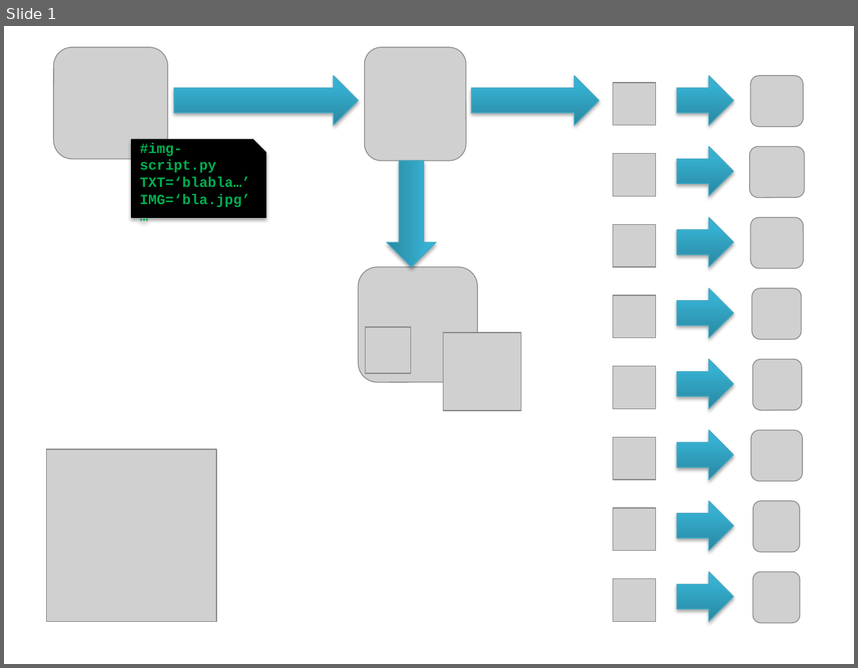
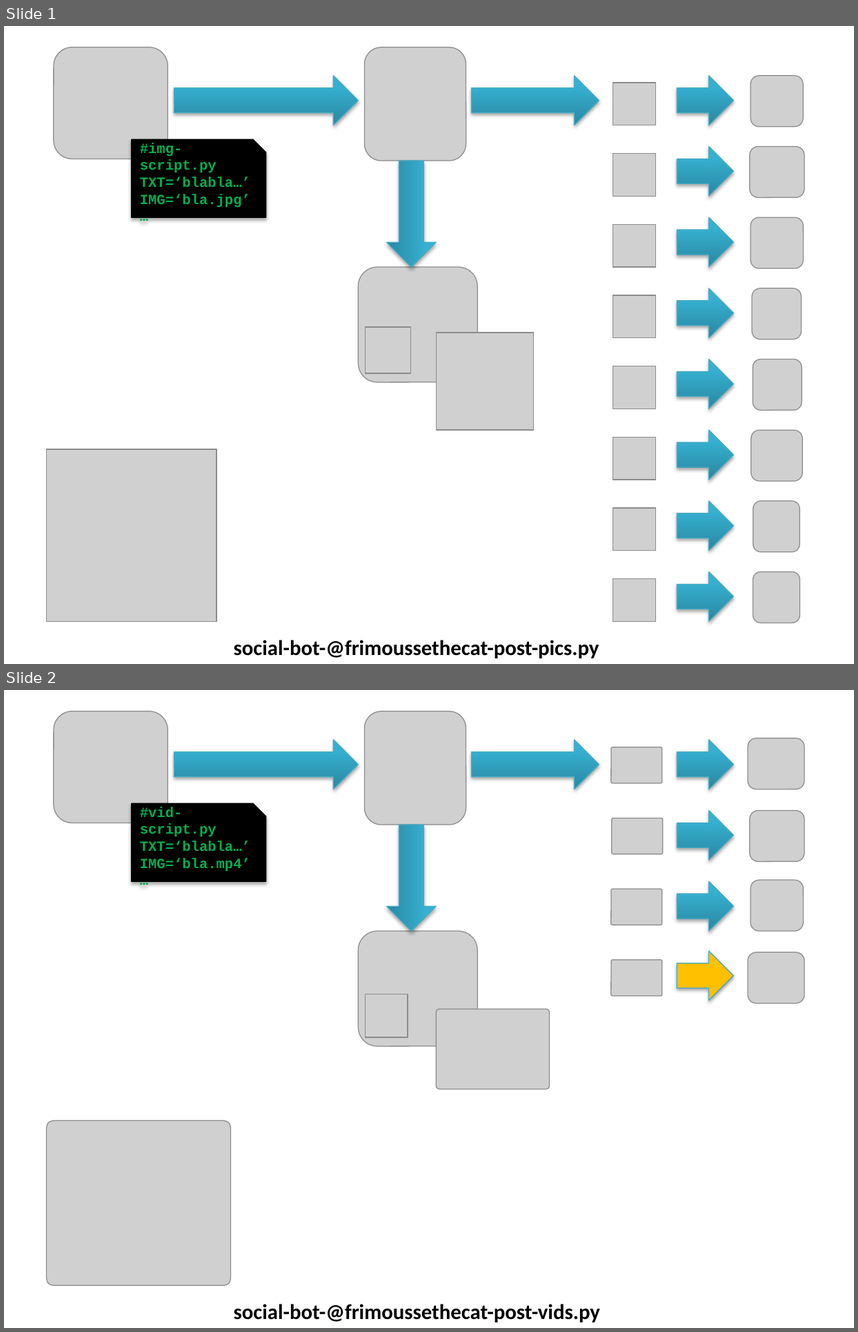
Before and after one commit to DamienFremont/sikulix-social-ui-bot, a slide deck: docs/README/diagram.pptx. Shown one above the other, each under a label of ours: slide 1 before the commit, slides 1 and 2 after it. The pictures are 858x668 and 858x1332 pixels, drawn with LibreOffice and Linux fonts; fonts in the diff are those of the drawing; grey boxes stand for pictures; background and template pictures are left out. Boxes give left, top, right and bottom in pixels: in the first picture for what was removed or moved away, otherwise in the second. Text is boxed around its words. In the diff, an @@ line names an element or a change of style, - is before the commit and + after.

```diff
--- a/docs/README/diagram.pptx
+++ b/docs/README/diagram.pptx
@@ slide 2 added at box(4, 690, 854, 1328), background picture (left out) @@
@@ picture added at box(53, 711, 168, 822) @@
@@ picture added at box(364, 711, 466, 825) @@
@@ right arrow added at box(174, 739, 359, 789), fill gradient #2A88A2 to #37B1D2 to #34B4D6, outline #46AAC5 0.75 pt @@
@@ right arrow added at box(472, 739, 599, 789), fill gradient #2A88A2 to #37B1D2 to #34B4D6, outline #46AAC5 0.75 pt @@
@@ picture added at box(611, 747, 662, 782) @@
@@ right arrow added at box(677, 739, 734, 789), fill gradient #2A88A2 to #37B1D2 to #34B4D6, outline #46AAC5 0.75 pt @@
@@ picture added at box(748, 738, 805, 789) @@
@@ snip rect added at box(132, 803, 266, 881), fill #000000, outline #000000 0.75 pt, 12 pt, text #00B050, bold @@
+#vid-script.py
+TXT=‘blabla…’
+IMG=‘bla.mp4’
+…
@@ right arrow added at box(677, 811, 734, 860), fill gradient #2A88A2 to #37B1D2 to #34B4D6, outline #46AAC5 0.75 pt @@
@@ picture added at box(749, 811, 804, 862) @@
@@ right arrow added at box(387, 825, 436, 931), fill gradient #2A88A2 to #37B1D2 to #34B4D6, outline #46AAC5 0.75 pt @@
@@ picture added at box(612, 818, 663, 854) @@
@@ picture added at box(611, 889, 662, 925) @@
@@ right arrow added at box(677, 881, 734, 931), fill gradient #2A88A2 to #37B1D2 to #34B4D6, outline #46AAC5 0.75 pt @@
@@ picture added at box(751, 880, 803, 931) @@
@@ picture added at box(359, 931, 477, 1045) @@
@@ right arrow added at box(677, 951, 734, 1000), fill #FFC000, outline #46AAC5 0.75 pt @@
@@ picture added at box(748, 952, 805, 1003) @@
@@ picture added at box(611, 960, 662, 995) @@
@@ picture added at box(366, 994, 408, 1038) @@
@@ picture added at box(436, 1009, 549, 1089) @@
@@ picture added at box(47, 1120, 231, 1285) @@
@@ text added at box(234, 1303, 600, 1322), 18 pt, text #000000, bold @@
+social-bot-@frimoussethecat-post-vids.py
@@ slide 1 changed as well @@
@@ picture: place and size @@
-picture at box(444, 332, 522, 410)
+picture at box(436, 332, 534, 430)
@@ text added at box(234, 639, 599, 658), 18 pt, text #000000, bold @@
+social-bot-@frimoussethecat-post-pics.py
```
Also in this commit, not shown: 1 other slide changed, 1 other slide added, 7 other files.
